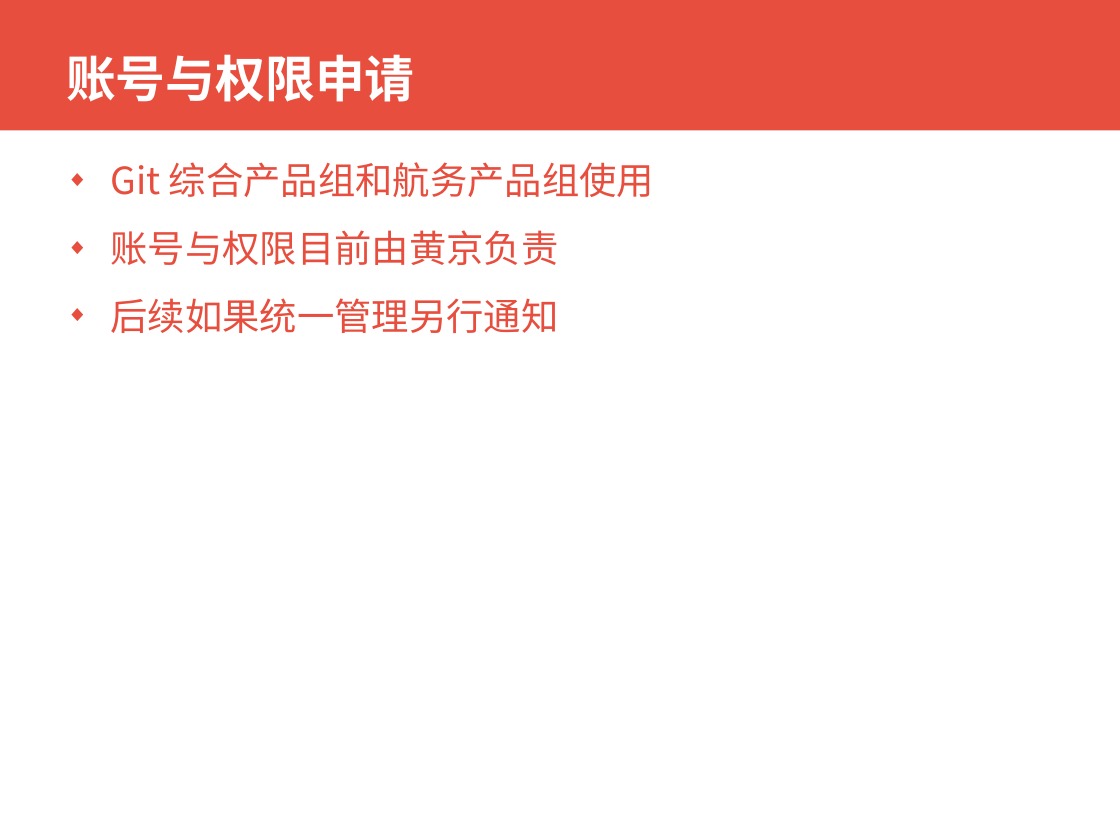
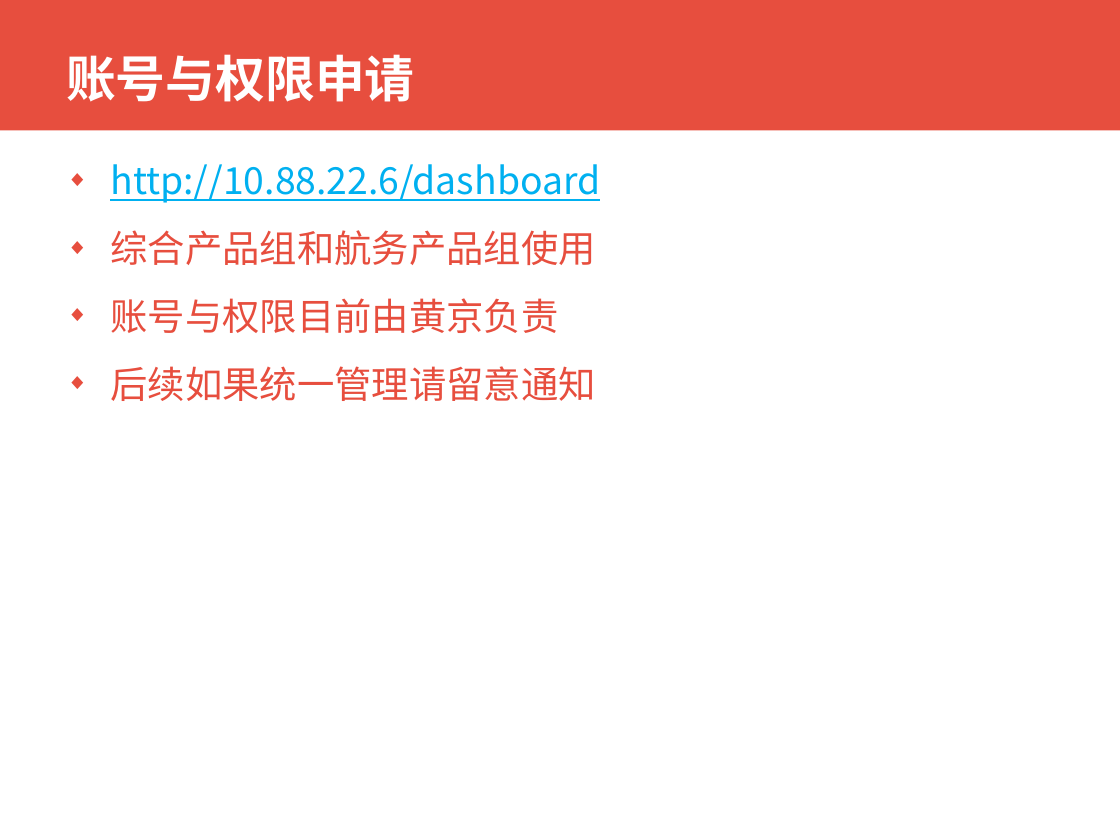
Before and after one commit to xianmomo/demo, a slide deck: slide 11 of 新员工入职指引/信息技术部常用管理平台使用.pptx. Drawn at 1120x840 pixels with LibreOffice and Linux fonts; fonts in the diff are those of the drawing; background and template pictures are left out. Boxes give left, top, right and bottom in pixels: in the first picture for what was removed or moved away, otherwise in the second. Text is boxed around its words. In the diff, an @@ line names an element or a change of style, - is before the commit and + after.

```diff
--- a/新员工入职指引/信息技术部常用管理平台使用.pptx
+++ b/新员工入职指引/信息技术部常用管理平台使用.pptx
@@ text at bbox=[110, 164, 600, 265]: text changed; text colour #E74E3E to #00B0F0 @@
-◆ Git 综合产品组和航务产品组使用
+◆ http://10.88.22.6/dashboard
+◆ 综合产品组和航务产品组使用
@@ text at bbox=[110, 366, 595, 401]: text changed @@
-◆ 后续如果统一管理另行通知
+◆ 后续如果统一管理请留意通知
```
Also in this commit, not shown: 4 other slides changed.
